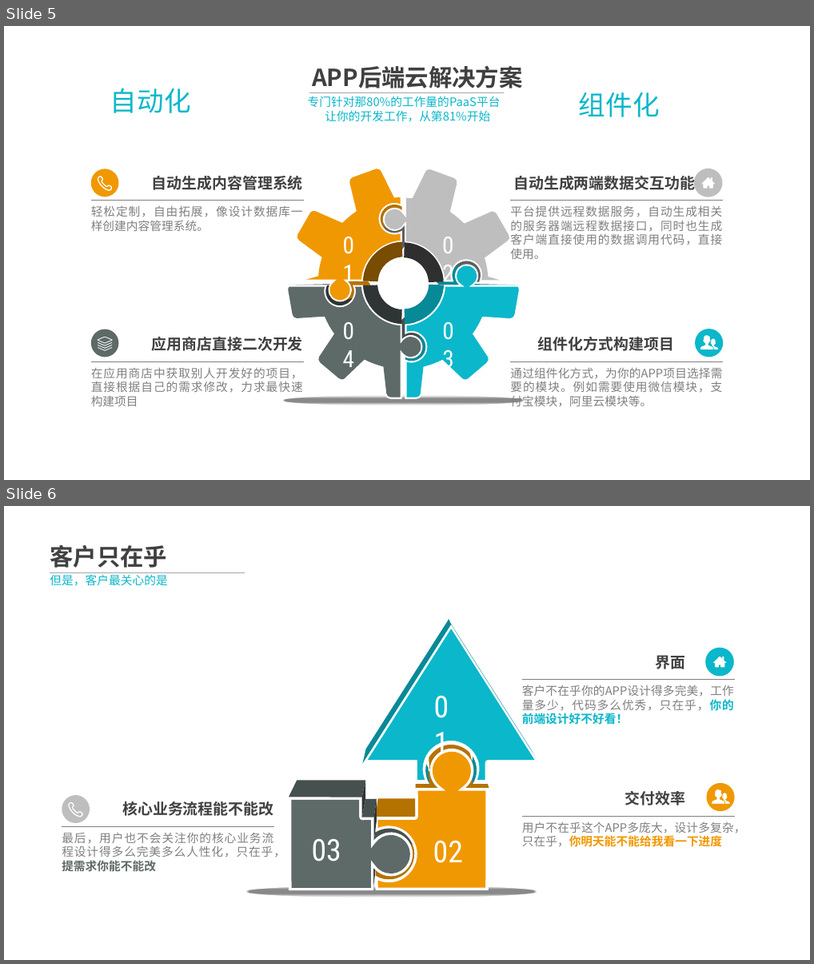
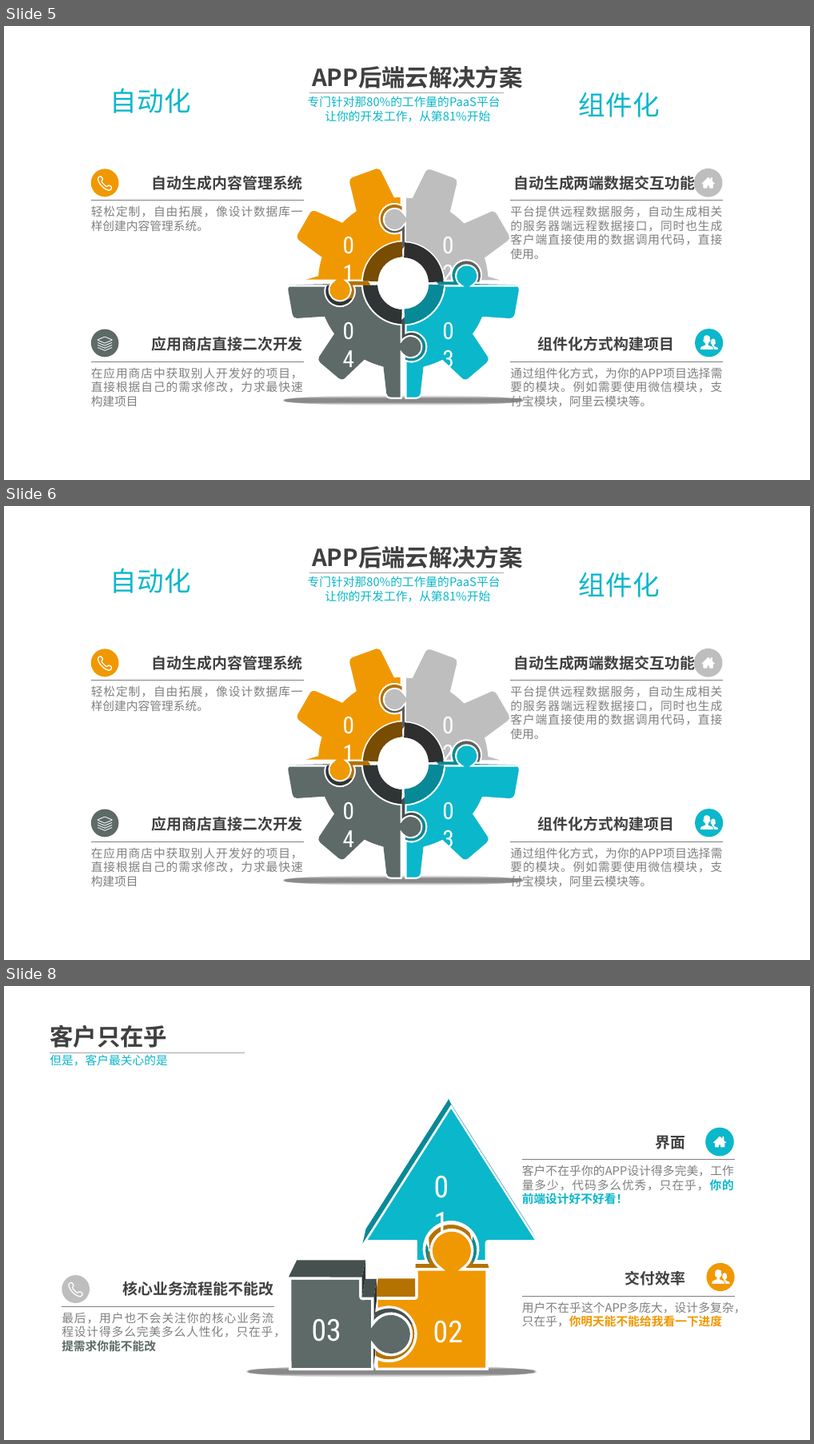
Before and after one commit to alucard263096/BP, a slide deck: App后端云 商业计划书 - v1 团队.pptx. Shown one above the other, each under a label of ours: slides 5 and 6 before the commit, slides 5, 6 and 8 after it; the slides between them are not shown. The pictures are 814x964 and 814x1444 pixels, drawn with LibreOffice and Linux fonts; fonts in the diff are those of the drawing; background and template pictures are left out. Boxes give left, top, right and bottom in pixels: in the first picture for what was removed or moved away, otherwise in the second. Text is boxed around its words. In the diff, an @@ line names an element or a change of style, - is before the commit and + after.

Commit message:
完成需求说明

```diff
--- a/App后端云 商业计划书 - v1 团队.pptx
+++ b/App后端云 商业计划书 - v1 团队.pptx
@@ slide 6 added at bbox=[4, 506, 810, 960], background picture (left out); not listed: 1 template element that a slide beside it also shows @@
@@ text added at bbox=[312, 546, 523, 573], 28 pt, text #404040, bold @@
+APP后端云解决方案
@@ text added at bbox=[110, 568, 191, 593], 32 pt, text #0BB7CA @@
+自动化
@@ text added at bbox=[308, 576, 501, 602], 14 pt, text #0BB7CA @@
+专门针对那80%的工作量的PaaS平台
+让你的开发工作，从第81%开始
@@ line added from (310, 572) to (504, 572), #A6A6A6 0.5 pt @@
@@ text added at bbox=[579, 572, 660, 597], 32 pt, text #0BB7CA @@
+组件化
@@ freeform shape added at bbox=[91, 648, 119, 676], fill #F09801 @@
@@ freeform shape added at bbox=[694, 648, 722, 676], fill #BEBEBE @@
@@ freeform shape added at bbox=[98, 656, 111, 669], fill #F09801 @@
@@ text added at bbox=[152, 656, 303, 670], 18 pt, text #404040, bold @@
+自动生成内容管理系统
@@ text added at bbox=[514, 656, 695, 670], 18 pt, text #404040, bold @@
+自动生成两端数据交互功能
@@ text added at bbox=[91, 685, 303, 711], 14 pt, text #808080 @@
+轻松定制，自由拓展，像设计数据库一样创建内容管理系统。
@@ line added from (91, 680) to (303, 680), #808080 0.5 pt @@
@@ text added at bbox=[510, 685, 722, 724], 14 pt, text #808080 @@
+平台提供远程数据服务，自动生成相关的服务器端远程数据接口，同时也生成客户端直接使用的数据调用代码，直接使用。
@@ line added from (511, 680) to (723, 680), #808080 0.5 pt @@
@@ freeform shape added at bbox=[91, 809, 119, 837], fill #5D6A68 @@
@@ text added at bbox=[152, 816, 303, 831], 18 pt, text #404040, bold @@
+应用商店直接二次开发
@@ group added at bbox=[283, 647, 525, 884]: 22 freeform shapes, 4 texts, 1 ellipse @@
+01
+02
+04
+03
@@ text added at bbox=[538, 816, 674, 831], 18 pt, text #404040, bold @@
+组件化方式构建项目
@@ freeform shape added at bbox=[695, 808, 723, 837], fill #0BB7CA @@
@@ line added from (91, 841) to (303, 841), #808080 0.5 pt @@
@@ line added from (511, 841) to (723, 841), #808080 0.5 pt @@
@@ text added at bbox=[91, 847, 303, 886], 14 pt, text #808080 @@
+在应用商店中获取别人开发好的项目，直接根据自己的需求修改，力求最快速构建项目
@@ text added at bbox=[510, 848, 722, 886], 14 pt, text #808080 @@
+通过组件化方式，为你的APP项目选择需要的模块。例如需要使用微信模块，支付宝模块，阿里云模块等。
@@ what was slide 6 is now slide 8 @@
```
Also in this commit, not shown: 7 slides changed, 2 other slides added.
